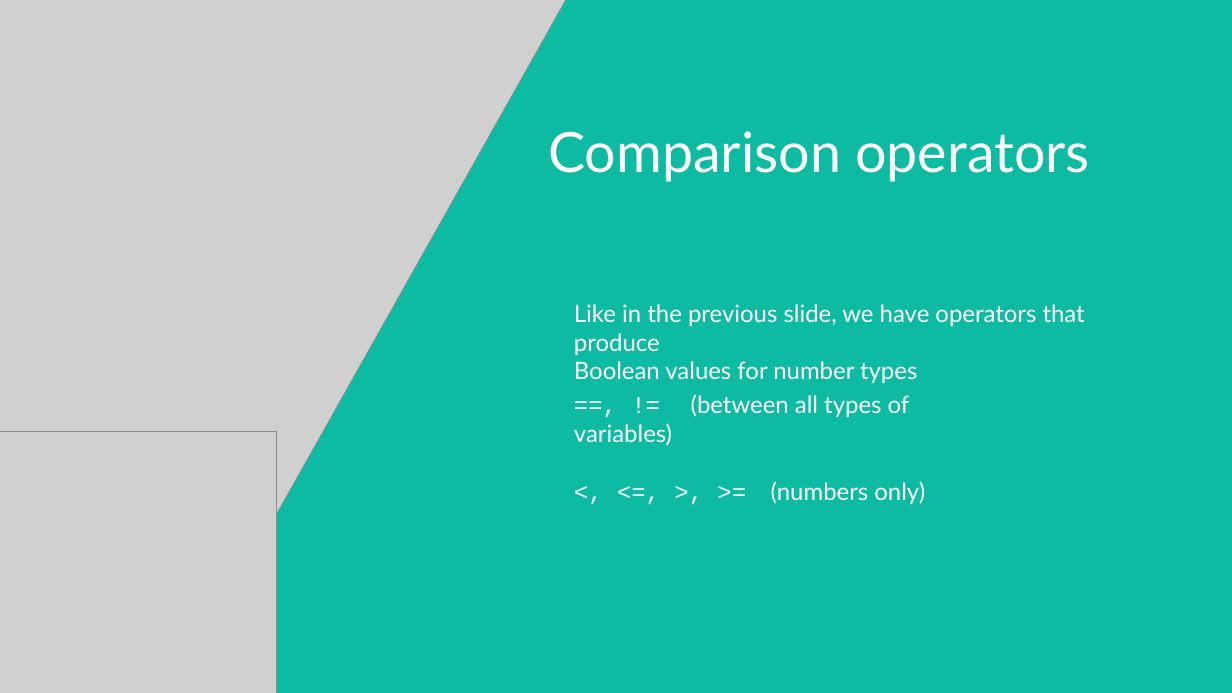
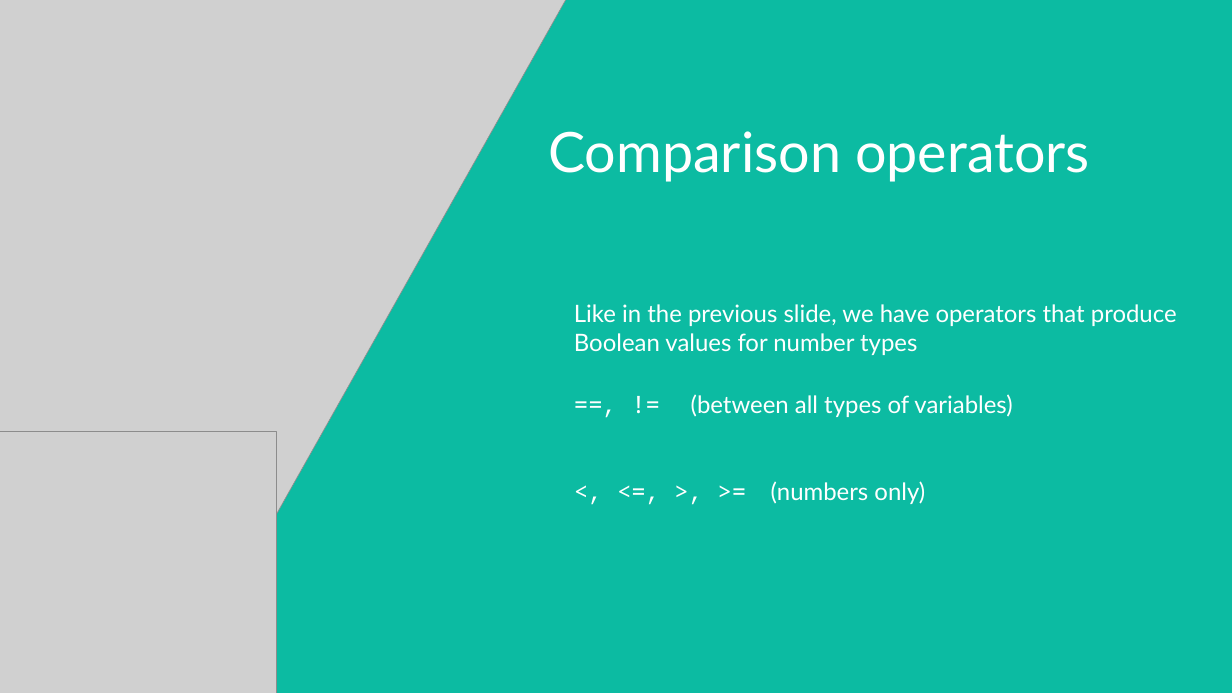
Before and after one commit to makerboxlao/training_resources, a slide deck: slide 12 of Programming_200222/intro.python.workshop.pptx. Drawn at 1232x693 pixels with LibreOffice and Linux fonts; fonts in the diff are those of the drawing; grey boxes stand for pictures; background and template pictures are left out. Boxes give left, top, right and bottom in pixels: in the first picture for what was removed or moved away, otherwise in the second. Text is boxed around its words. In the diff, an @@ line names an element or a change of style, - is before the commit and + after.

```diff
--- a/Programming_200222/intro.python.workshop.pptx
+++ b/Programming_200222/intro.python.workshop.pptx
@@ text "Like in the previous slide, ..." rewrapped from box(574, 304, 1085, 383) to box(574, 304, 1177, 355) @@
@@ text "==, != (between all types ..." at box(691, 394, 1012, 417): font Courier New to Noto Sans Mono in "==, !=" @@
@@ text "<, <=, >, >= (numbers ..." at box(771, 481, 925, 504): font Courier New to Noto Sans Mono in "<, <=, >, >=" @@
```
Also in this commit, not shown: 21 other slides changed, 1 slide added, 1 slide removed, 3 other files.
